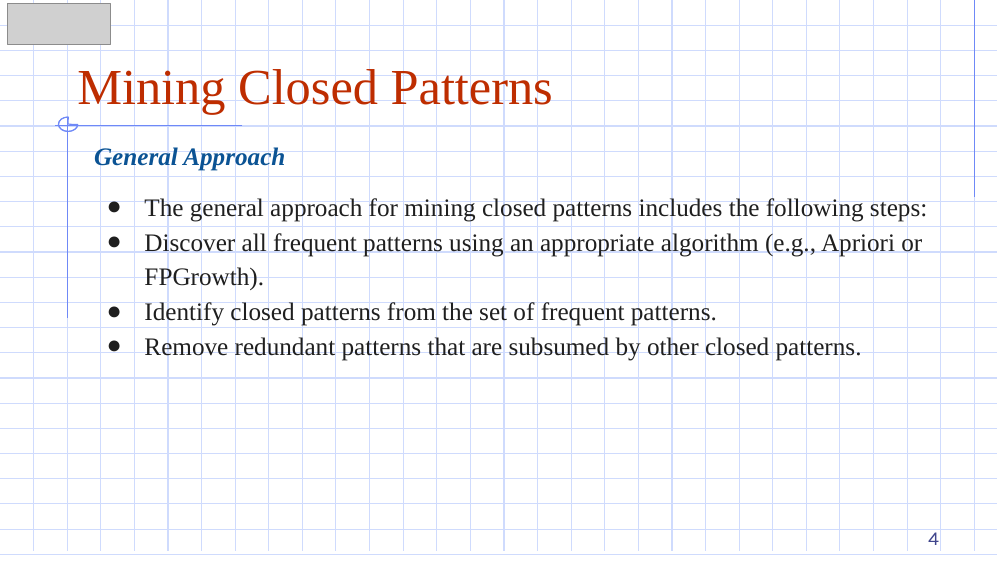
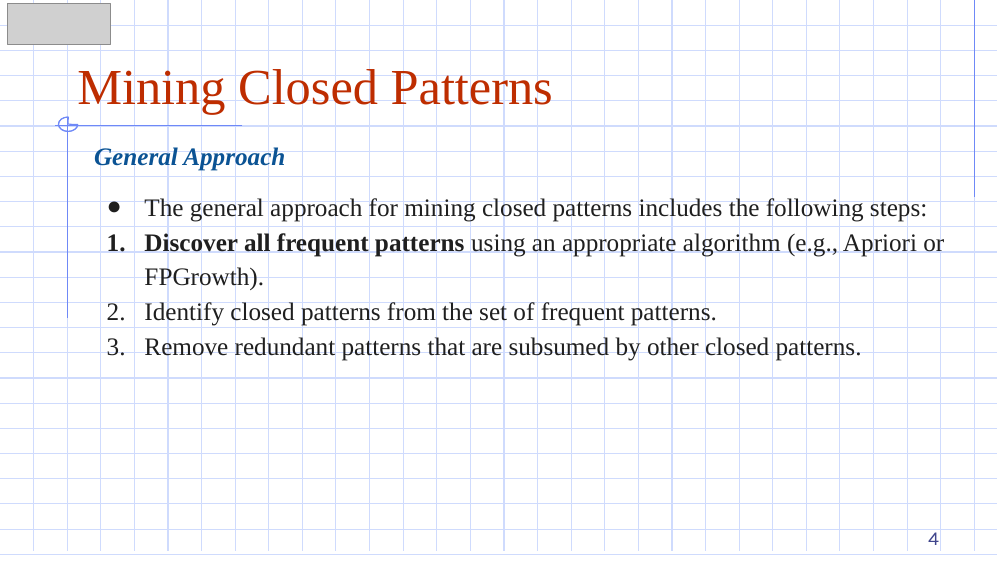
Before and after one commit to DazielNguyen/DBM302m, a slide deck: slide 4 of slides/Chapter 03/3.6 Mining Closed Patterns.pptx. Drawn at 1008x567 pixels with LibreOffice and Linux fonts; fonts in the diff are those of the drawing; grey boxes stand for pictures. Boxes give left, top, right and bottom in pixels: in the first picture for what was removed or moved away, otherwise in the second. Text is boxed around its words. In the diff, an @@ line names an element or a change of style, - is before the commit and + after.

```diff
--- a/slides/Chapter 03/3.6 Mining Closed Patterns.pptx
+++ b/slides/Chapter 03/3.6 Mining Closed Patterns.pptx
@@ text at (144, 231, 944, 361): bold on in "Discover all frequent patterns"; bullet ● to 1. @@
```
Also in this commit, not shown: 1 other slide changed, 9 other files.
